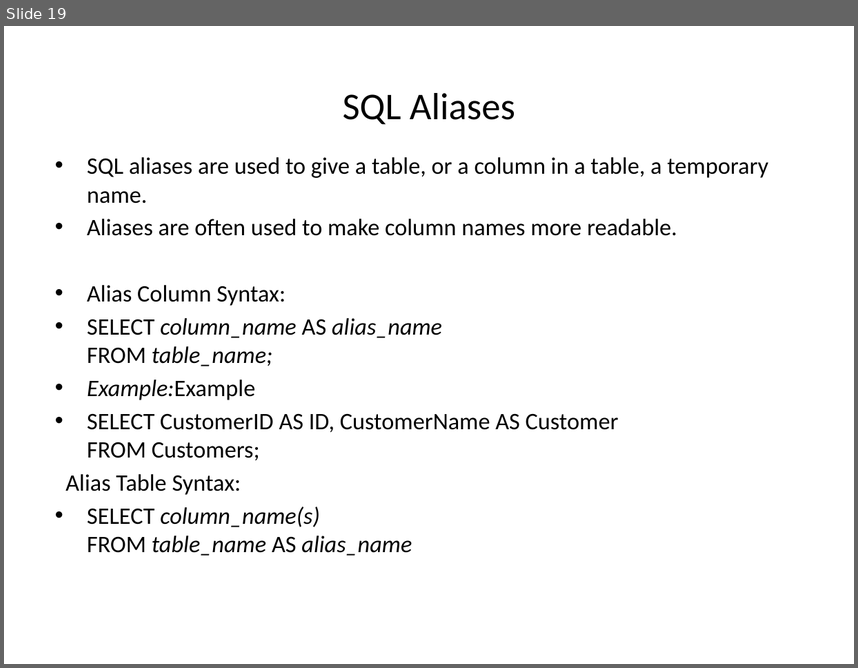
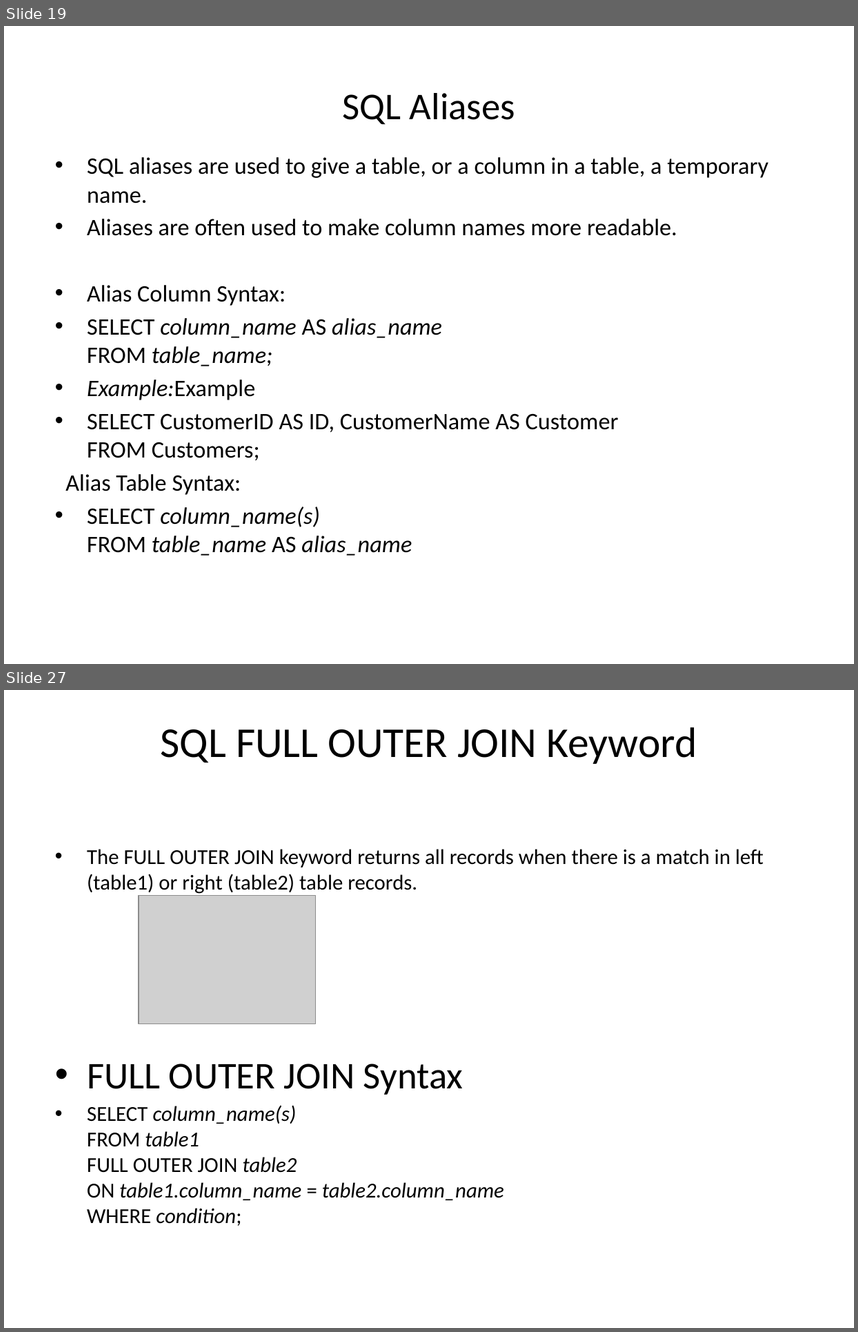
Before and after one commit to goudp4959/Oracle, a slide deck: SQL-latest.pptx. Shown one above the other, each under a label of ours: slide 19 before the commit, slides 19 and 27 after it; the slides between them are not shown. The pictures are 858x668 and 858x1332 pixels, drawn with LibreOffice and Linux fonts; fonts in the diff are those of the drawing; grey boxes stand for pictures. Boxes give left, top, right and bottom in pixels: in the first picture for what was removed or moved away, otherwise in the second. Text is boxed around its words. In the diff, an @@ line names an element or a change of style, - is before the commit and + after.

```diff
--- a/SQL-latest.pptx
+++ b/SQL-latest.pptx
@@ slide 27 added at (x1=4, y1=690, x2=854, y2=1328), background #FFFFFF @@
@@ title added at (x1=161, y1=727, x2=697, y2=764), 36 pt, text #000000 @@
+SQL FULL OUTER JOIN Keyword
@@ text added at (x1=87, y1=849, x2=764, y2=1225), 18 pt, text #000000 @@
+• The FULL OUTER JOIN keyword returns all records when there is a match in left (table1) or right (table2) table records.
+• FULL OUTER JOIN Syntax
+• SELECT column_name(s)
+  FROM table1
+  FULL OUTER JOIN table2
+  ON table1.column_name = table2.column_name
+  WHERE condition;
@@ picture added at (x1=139, y1=896, x2=315, y2=1024) @@
```
Also in this commit, not shown: 8 other slides added, 1 slide removed.
